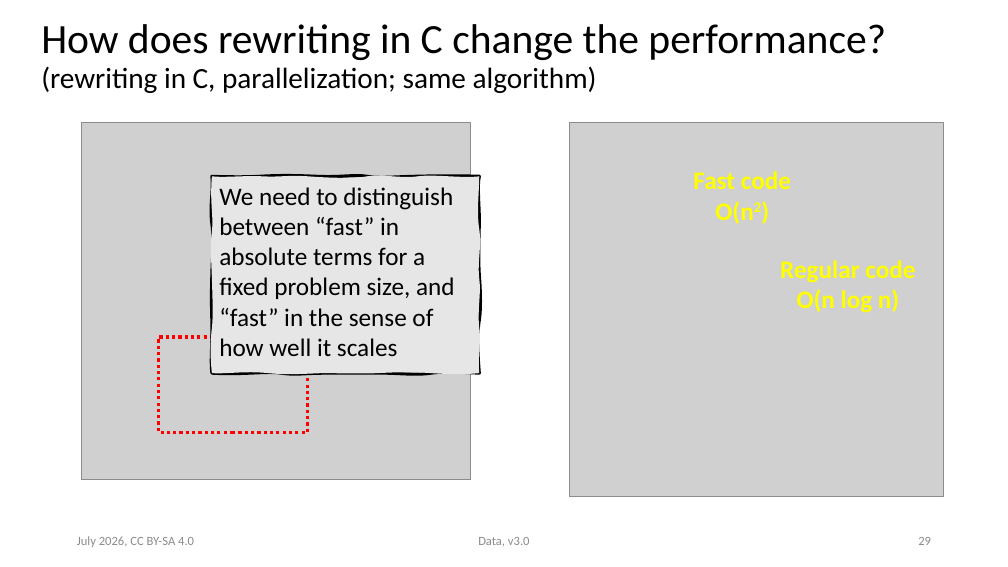
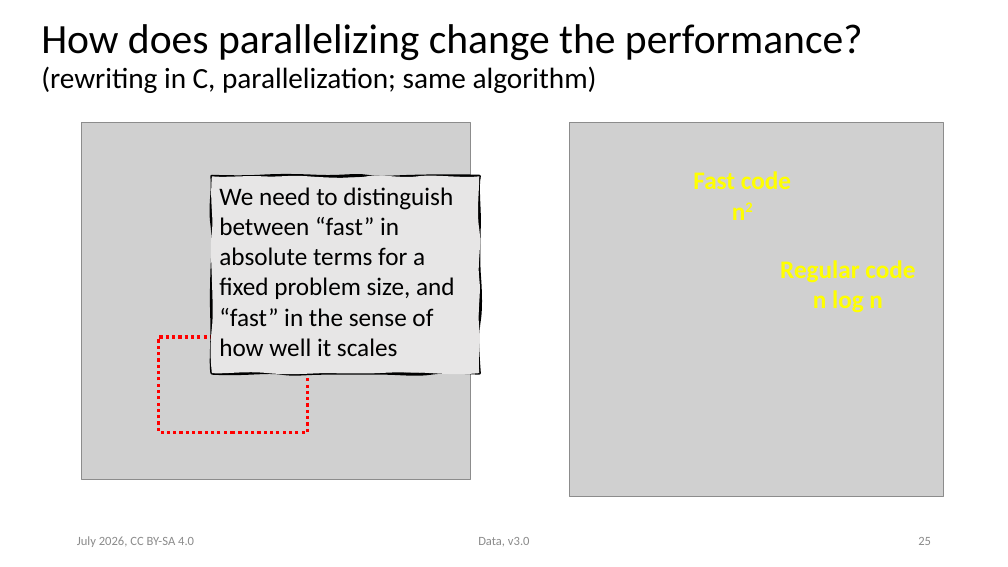
Before and after one commit to ASPP/data_class, a slide deck: slide 25 of data.pptx (slide 29 before the commit). Drawn at 1008x567 pixels with LibreOffice and Linux fonts; fonts in the diff are those of the drawing; grey boxes stand for pictures. Boxes give left, top, right and bottom in pixels: in the first picture for what was removed or moved away, otherwise in the second. Text is boxed around its words. In the diff, an @@ line names an element or a change of style, - is before the commit and + after.

```diff
--- a/data.pptx
+++ b/data.pptx
@@ title at [41, 24, 863, 93]: text changed @@
-How does rewriting in C change the performance?
-(rewriting in C, parallelization; same algorithm)
+How does parallelizing change the performance?
+(rewriting in C, parallelization; same algorithm)
@@ text at [715, 201, 753, 224]: text changed @@
-O(n2)
+n2
@@ text at [813, 290, 883, 313]: text changed @@
-O(n log n)
+n log n
```
Also in this commit, not shown: 12 other slides changed, 1 slide added, 2 slides removed, 3 other files.
